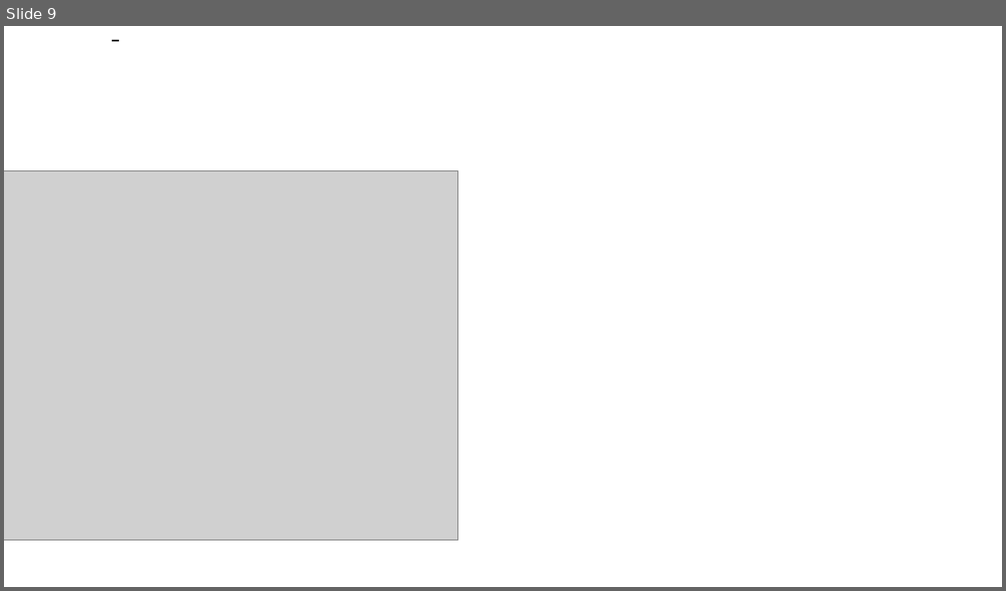
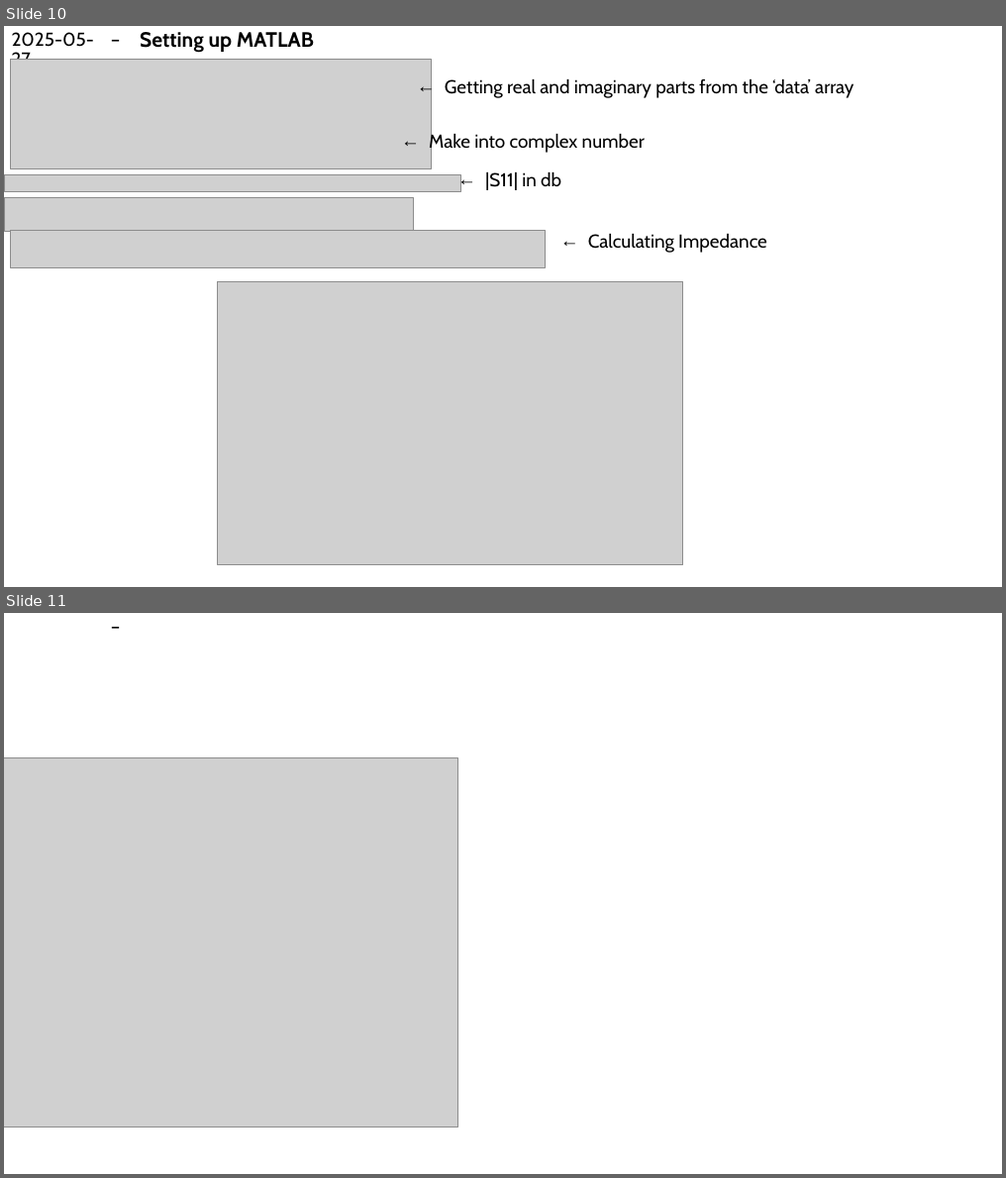
Before and after one commit to PoppyJoshi/VNA_remoteControl, a slide deck: Impedance measurements notes.pptx. Shown one above the other, each under a label of ours: slide 9 before the commit, slides 10 and 11 after it. The pictures are 1006x591 and 1006x1178 pixels, drawn with LibreOffice and Linux fonts; fonts in the diff are those of the drawing; grey boxes stand for pictures. Boxes give left, top, right and bottom in pixels: in the first picture for what was removed or moved away, otherwise in the second. Text is boxed around its words. In the diff, an @@ line names an element or a change of style, - is before the commit and + after.

```diff
--- a/Impedance measurements notes.pptx
+++ b/Impedance measurements notes.pptx
@@ slide 10 added at <box>4,26,1002,587</box>, background #FFFFFF; not listed: 1 template element that a slide beside it also shows @@
@@ text added at <box>12,32,94,60</box>, 18 pt, text #000000 @@
+2025-05-27
@@ text added at <box>140,32,314,53</box>, 20 pt, text #000000, bold @@
+Setting up MATLAB
@@ picture added at <box>11,59,431,169</box> @@
@@ text added at <box>445,78,853,98</box>, 18 pt, text #000000 @@
+← Getting real and imaginary parts from the ‘data’ array
@@ text added at <box>429,132,645,153</box>, 18 pt, text #000000 @@
+← Make into complex number
@@ text added at <box>485,172,561,190</box>, 18 pt, text #000000 @@
+← |S11| in db
@@ picture added at <box>4,174,460,191</box> @@
@@ picture added at <box>4,197,414,231</box> @@
@@ picture added at <box>11,230,546,268</box> @@
@@ text added at <box>588,233,767,253</box>, 18 pt, text #000000 @@
+← Calculating Impedance
@@ picture added at <box>218,281,683,565</box> @@
@@ what was slide 9 is now slide 11 @@
```
Also in this commit, not shown: 1 slide changed, 1 other slide added, 5 other files.
